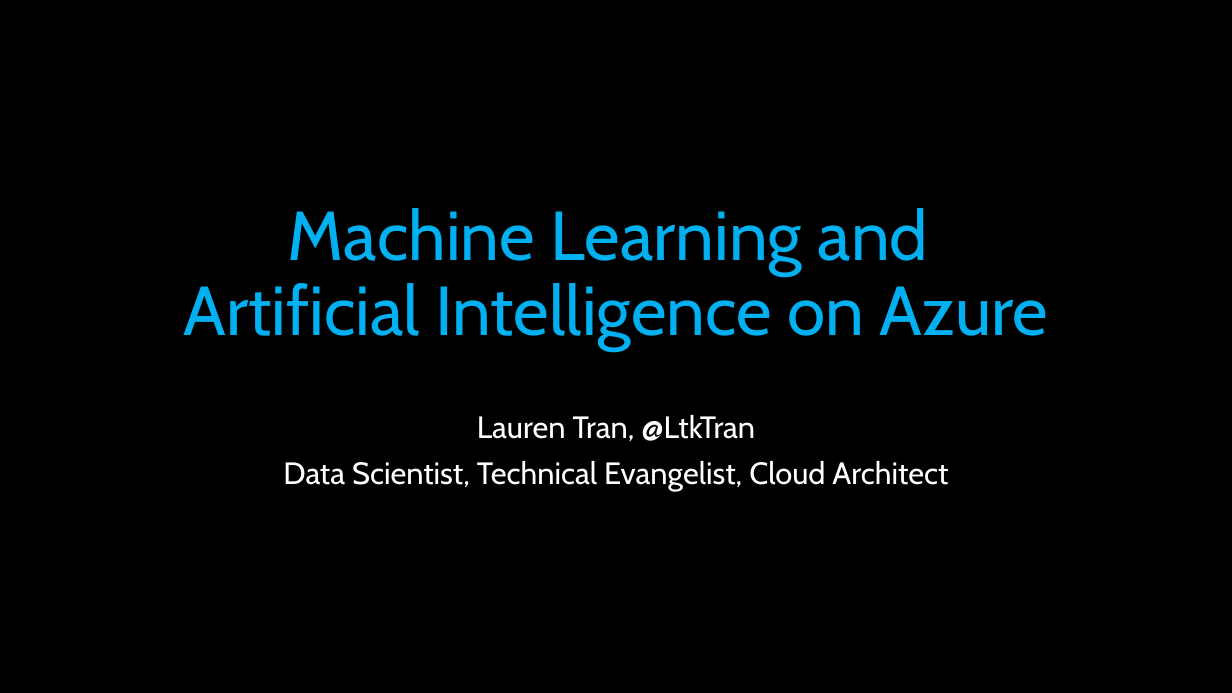
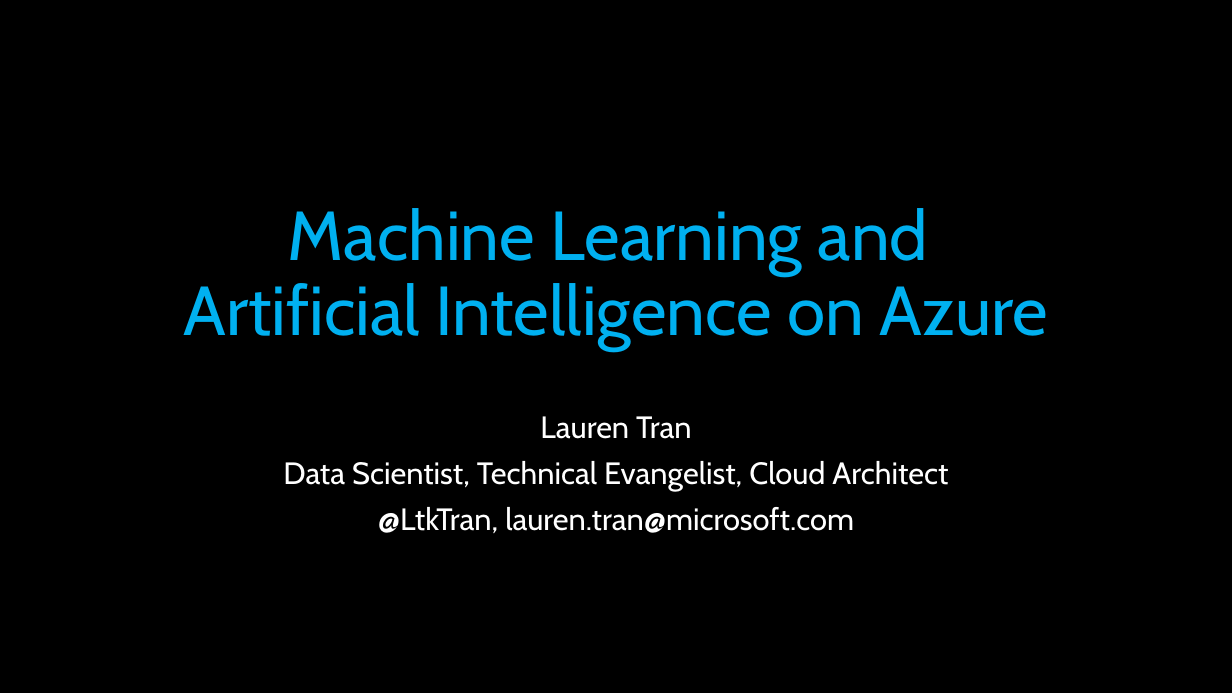
Before and after one commit to laurentran/microsoft-ai-workshop, a slide deck: slide 1 of MSP-AI-workshop.pptx. Drawn at 1232x693 pixels with LibreOffice and Linux fonts; fonts in the diff are those of the drawing. Boxes give left, top, right and bottom in pixels: in the first picture for what was removed or moved away, otherwise in the second. Text is boxed around its words. In the diff, an @@ line names an element or a change of style, - is before the commit and + after.

Commit message:
edit deck

```diff
--- a/MSP-AI-workshop.pptx
+++ b/MSP-AI-workshop.pptx
@@ subtitle at <box>540,416,691,439</box>: text changed @@
-Lauren Tran, @LtkTran
+Lauren Tran
@@ subtitle at <box>378,507,854,533</box>: paragraph added @@
+@LtkTran, lauren.tran@microsoft.com
```
Also in this commit, not shown: 4 other slides changed.
